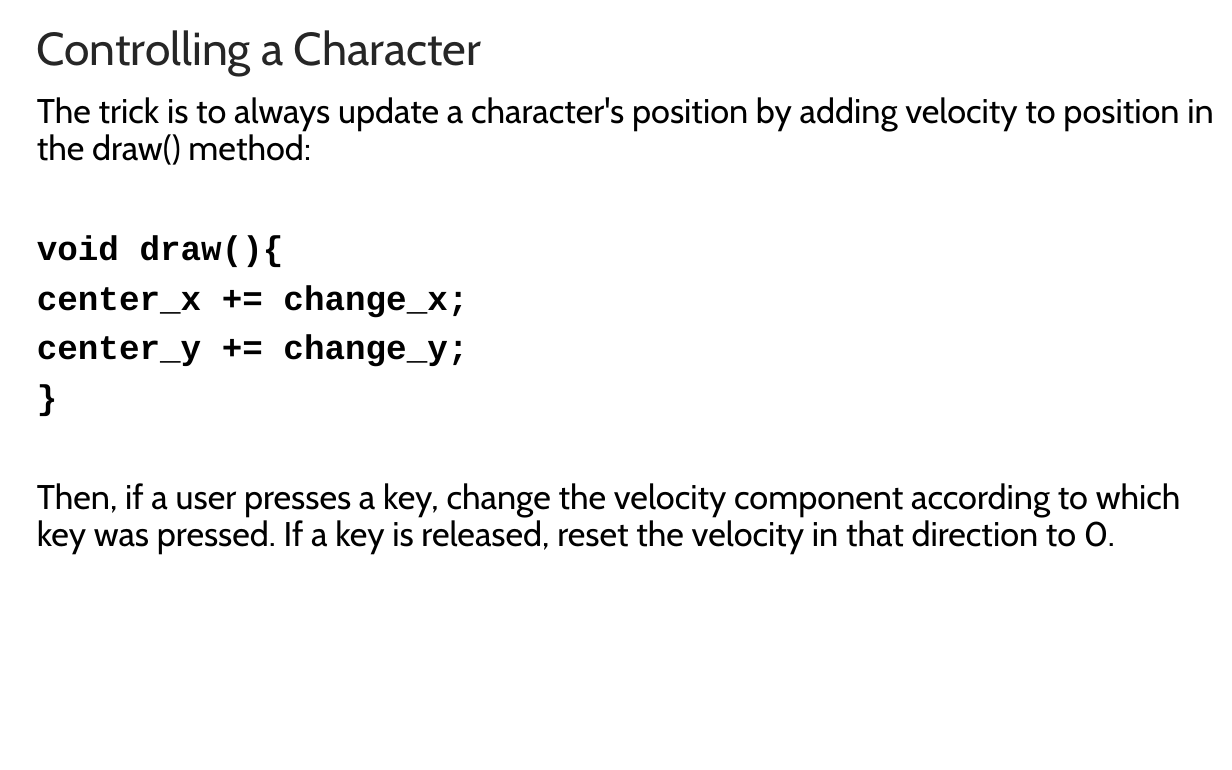
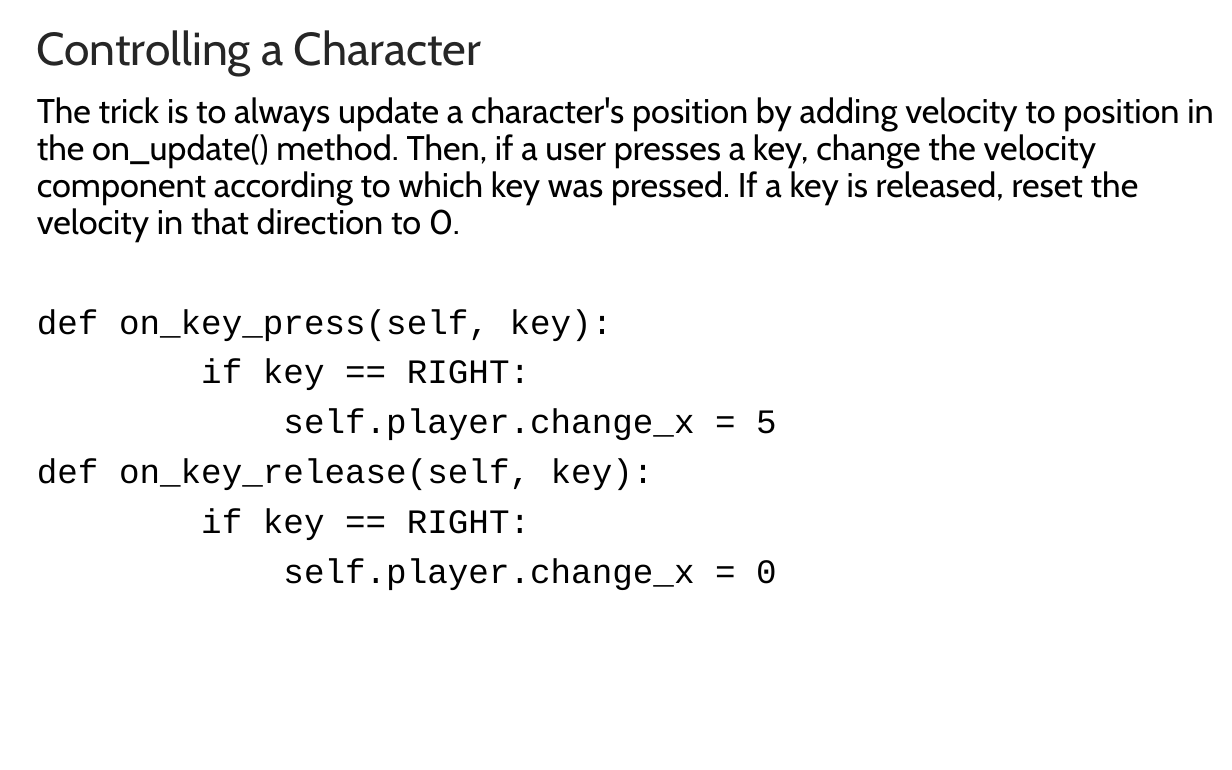
Before and after one commit to LongBaoNguyen/longbaonguyen.github.io, a slide deck: slide 5 of courses/apcsp/processing_arcade/processing2.pptx. Drawn at 1232x770 pixels with LibreOffice and Linux fonts; fonts in the diff are those of the drawing. Boxes give left, top, right and bottom in pixels: in the first picture for what was removed or moved away, otherwise in the second. Text is boxed around its words. In the diff, an @@ line names an element or a change of style, - is before the commit and + after.

```diff
--- a/courses/apcsp/processing_arcade/processing2.pptx
+++ b/courses/apcsp/processing_arcade/processing2.pptx
@@ text at (37, 97, 1213, 590): text changed @@
-The trick is to always update a character's position by adding velocity to position in the draw() method:
-void draw(){
-center_x += change_x;
-center_y += change_y;
-}
-Then, if a user presses a key, change the velocity component according to which key was pressed. If a key is released, reset the velocity in that direction to 0.
+The trick is to always update a character's position by adding velocity to position in the on_update() method. Then, if a user presses a key, change the velocity component according to which key was pressed. If a key is released, reset the velocity in that direction to 0.
+def on_key_press(self, key):
+if key == RIGHT:
+self.player.change_x = 5
+def on_key_release(self, key):
+if key == RIGHT:
+self.player.change_x = 0
```
Also in this commit, not shown: 1 other slide changed, 1 slide added, 4 slides removed, 2 other files.
